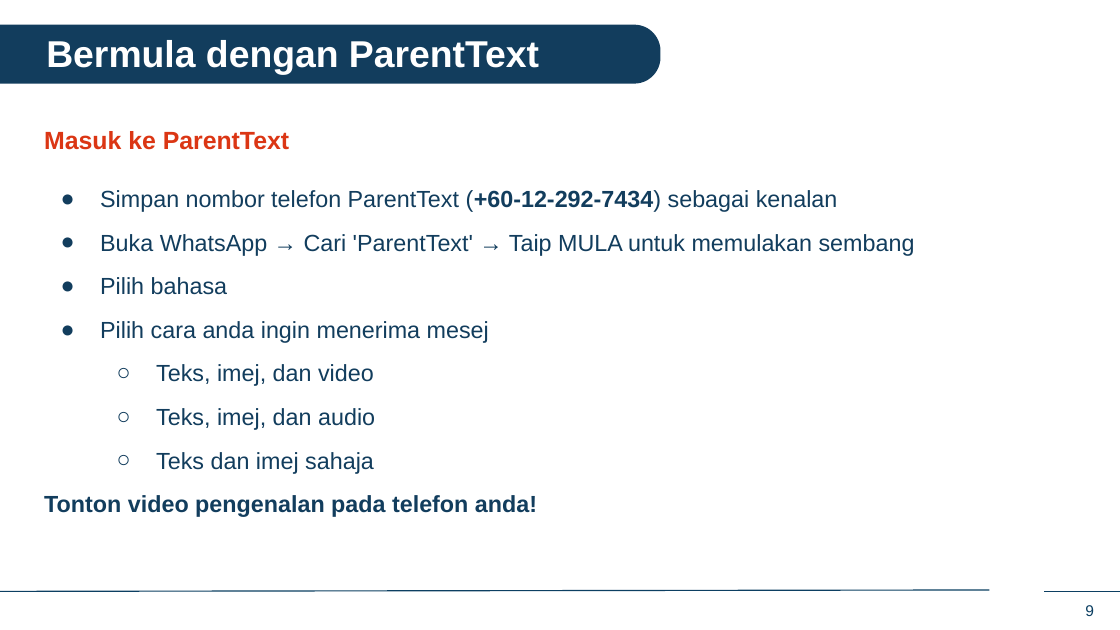
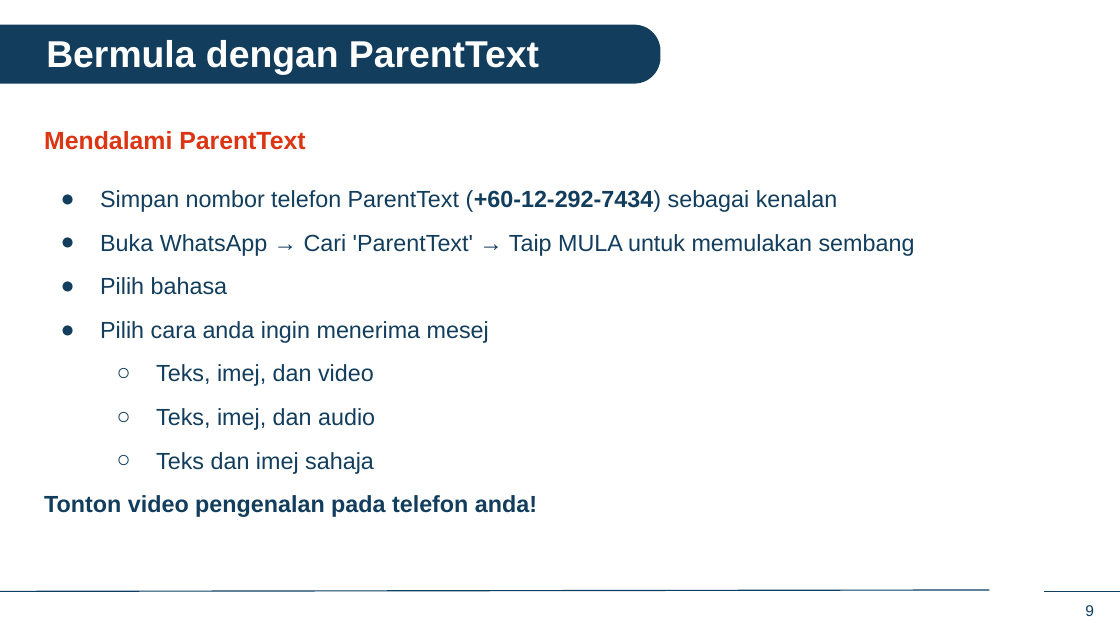
Before and after one commit to IDEMSInternational/plh-digital-content, a slide deck: slide 9 of translations/facilitator_app_malaysia/ms/ms_in_person_sessions.pptx. Drawn at 1120x630 pixels with LibreOffice and Linux fonts; fonts in the diff are those of the drawing; background and template pictures are left out. Boxes give left, top, right and bottom in pixels: in the first picture for what was removed or moved away, otherwise in the second. Text is boxed around its words. In the diff, an @@ line names an element or a change of style, - is before the commit and + after.

```diff
--- a/translations/facilitator_app_malaysia/ms/ms_in_person_sessions.pptx
+++ b/translations/facilitator_app_malaysia/ms/ms_in_person_sessions.pptx
@@ text at (44, 131, 305, 150): text changed @@
-Masuk ke ParentText
+Mendalami ParentText
```
Also in this commit, not shown: 10 other slides changed.
